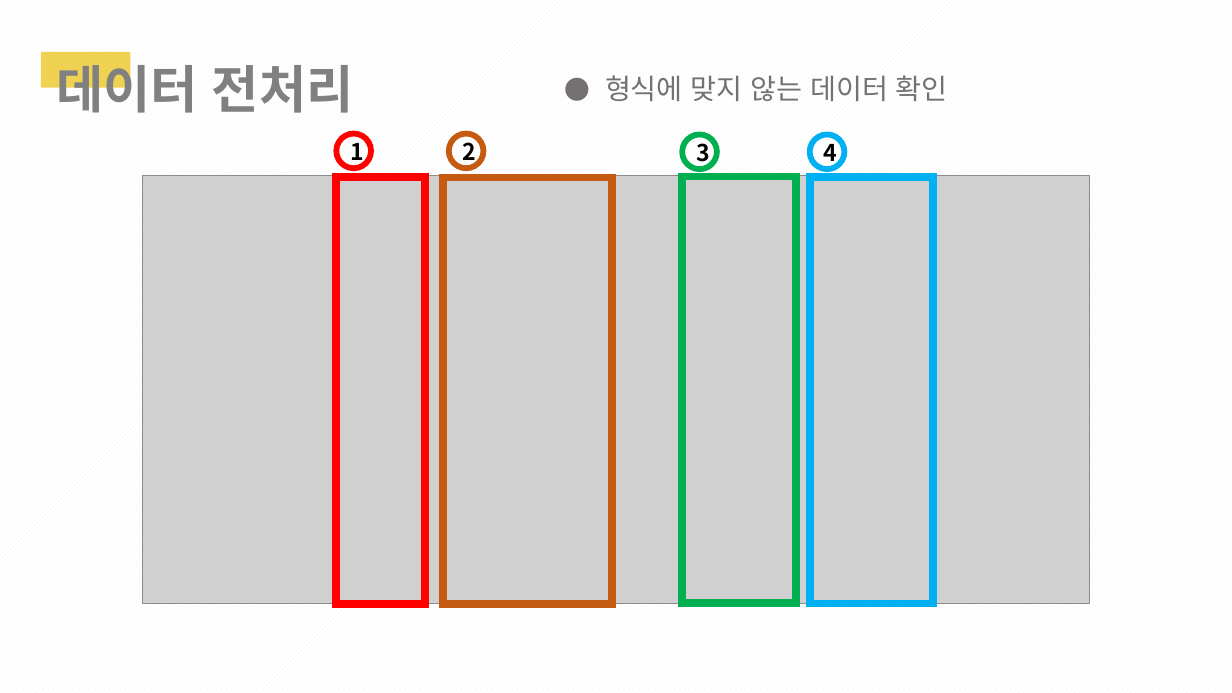
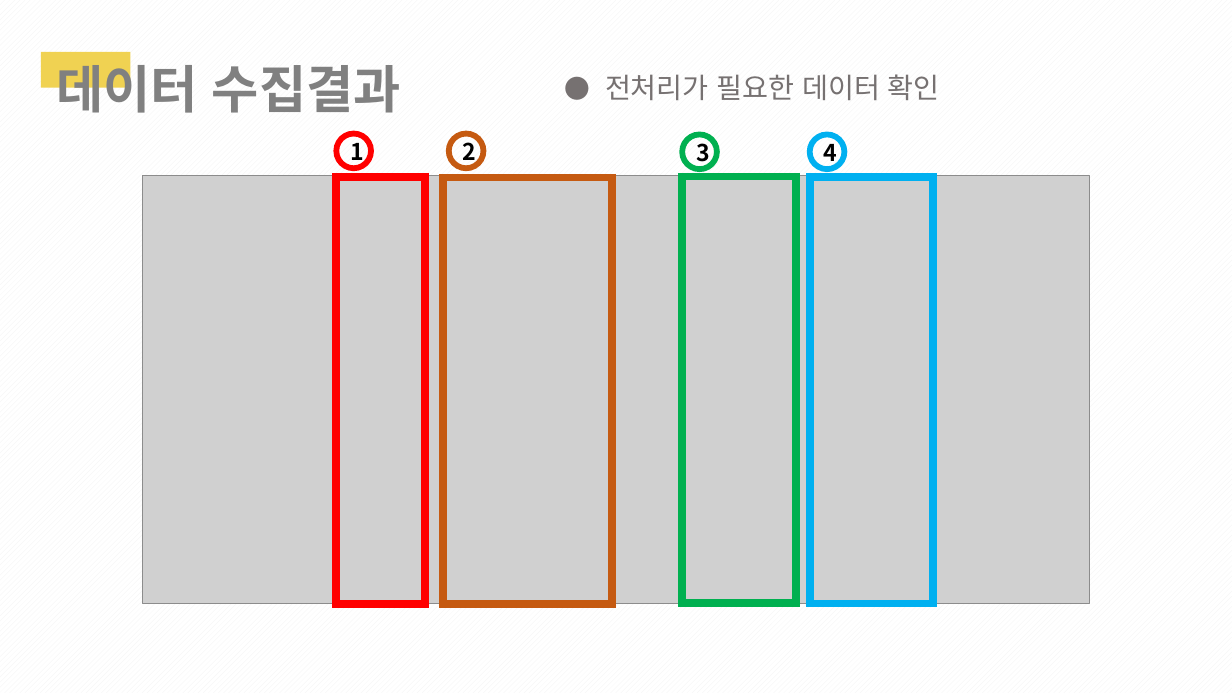
Before and after one commit to 1team-CapstonDesign1/weekly_Report, a slide deck: slide 12 of Week_10/1조_10주차_cd_발표PPT.pptx. Drawn at 1232x693 pixels with LibreOffice and Linux fonts; fonts in the diff are those of the drawing; grey boxes stand for pictures. Boxes give left, top, right and bottom in pixels: in the first picture for what was removed or moved away, otherwise in the second. Text is boxed around its words. In the diff, an @@ line names an element or a change of style, - is before the commit and + after.

```diff
--- a/Week_10/1조_10주차_cd_발표PPT.pptx
+++ b/Week_10/1조_10주차_cd_발표PPT.pptx
@@ text at [56, 56, 401, 113]: text changed @@
-데이터 전처리
+데이터 수집결과
@@ text at [605, 74, 940, 100]: text changed @@
-● 형식에 맞지 않는 데이터 확인
+● 전처리가 필요한 데이터 확인
```
Also in this commit, not shown: 4 other slides changed.
